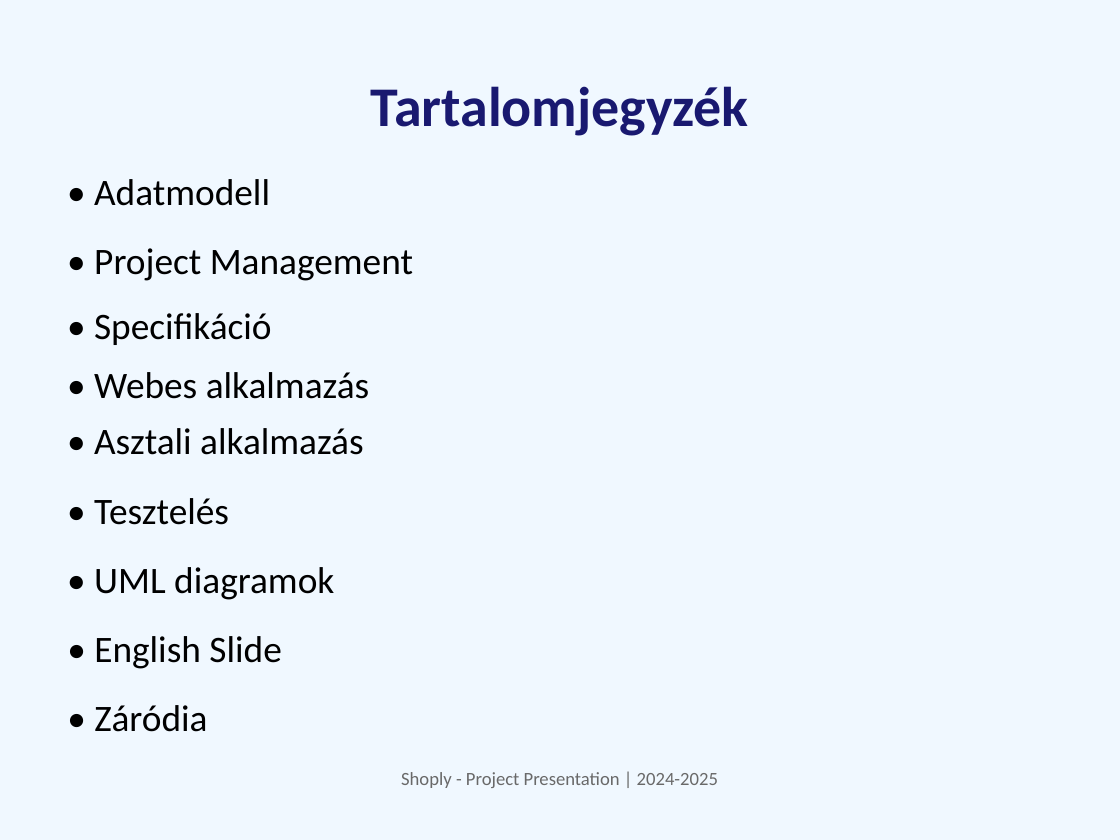
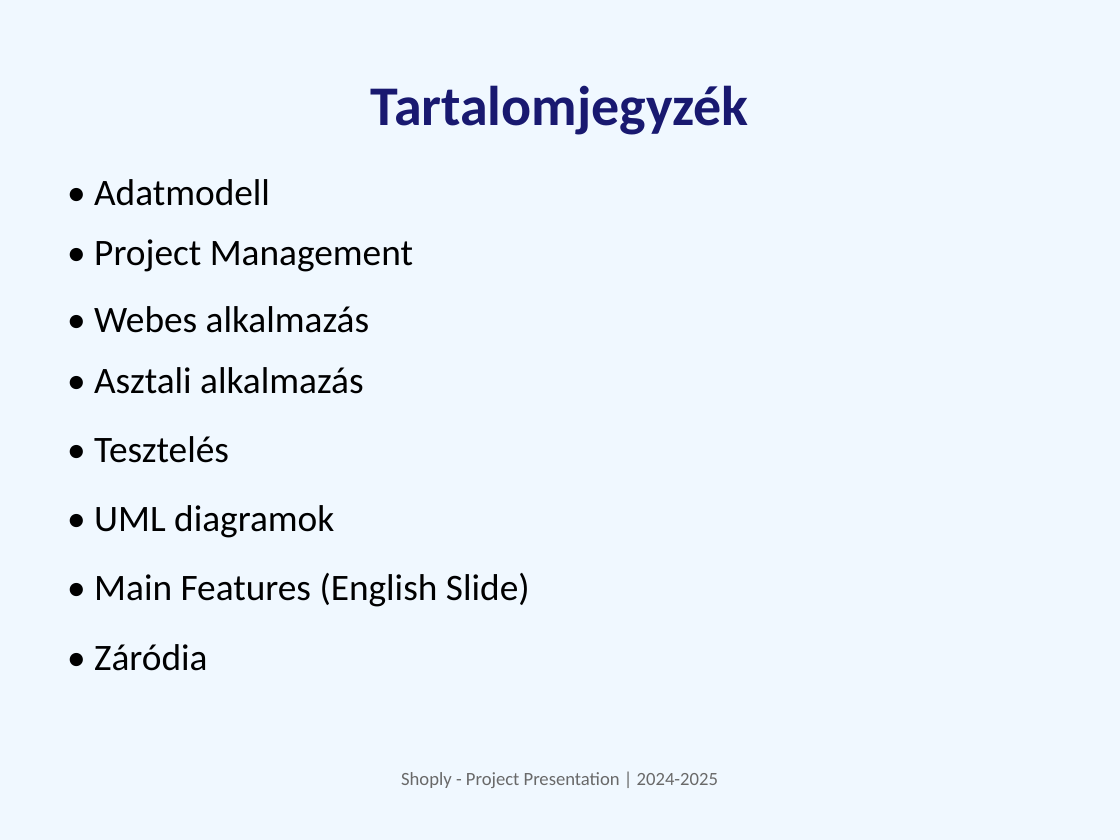
Before and after one commit to qlaxd/Shoply, a slide deck: slide 3 of shoply_presentation_final.pptx. Drawn at 1120x840 pixels with LibreOffice and Linux fonts; fonts in the diff are those of the drawing. Boxes give left, top, right and bottom in pixels: in the first picture for what was removed or moved away, otherwise in the second. Text is boxed around its words. In the diff, an @@ line names an element or a change of style, - is before the commit and + after.

```diff
--- a/shoply_presentation_final.pptx
+++ b/shoply_presentation_final.pptx
@@ text "• Project Management": place and size @@
-text "• Project Management" at [94,248,413,281]
+text "• Project Management" at [94,239,413,272]
@@ text "• Webes alkalmazás": place and size @@
-text "• Webes alkalmazás" at [94,372,369,399]
+text "• Webes alkalmazás" at [94,306,369,333]
@@ text removed at [94,313,272,345] @@
-• Specifikáció
@@ text "• UML diagramok": place and size @@
-text "• UML diagramok" at [94,567,334,600]
+text "• UML diagramok" at [94,505,334,538]
@@ text at [94,573,530,607]: text changed @@
-• English Slide
+• Main Features (English Slide)
@@ 3 texts: place and size @@
-3 texts at [94,428,363,732]
+3 texts at [94,367,363,671]
```
Also in this commit, not shown: 7 other slides changed.
